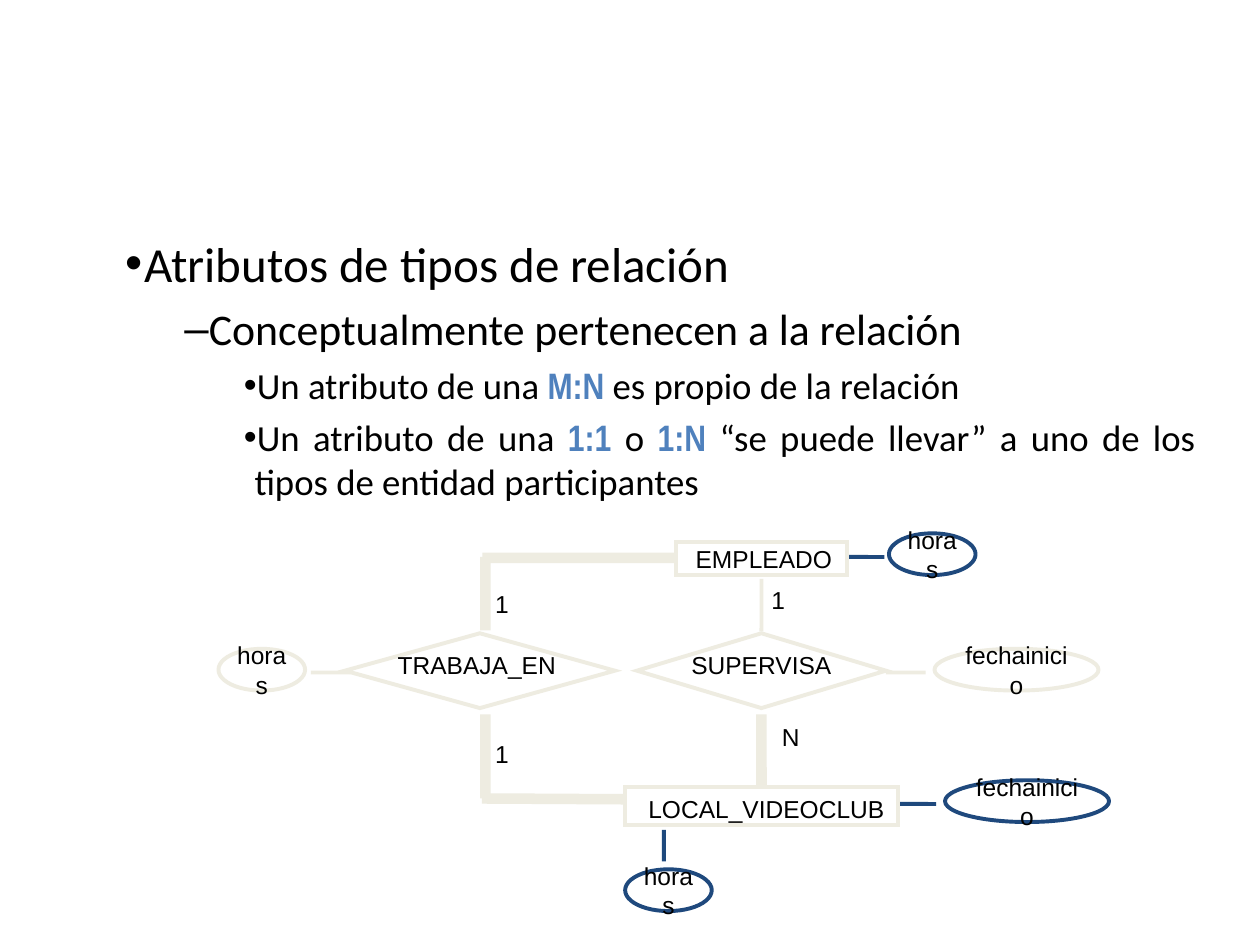
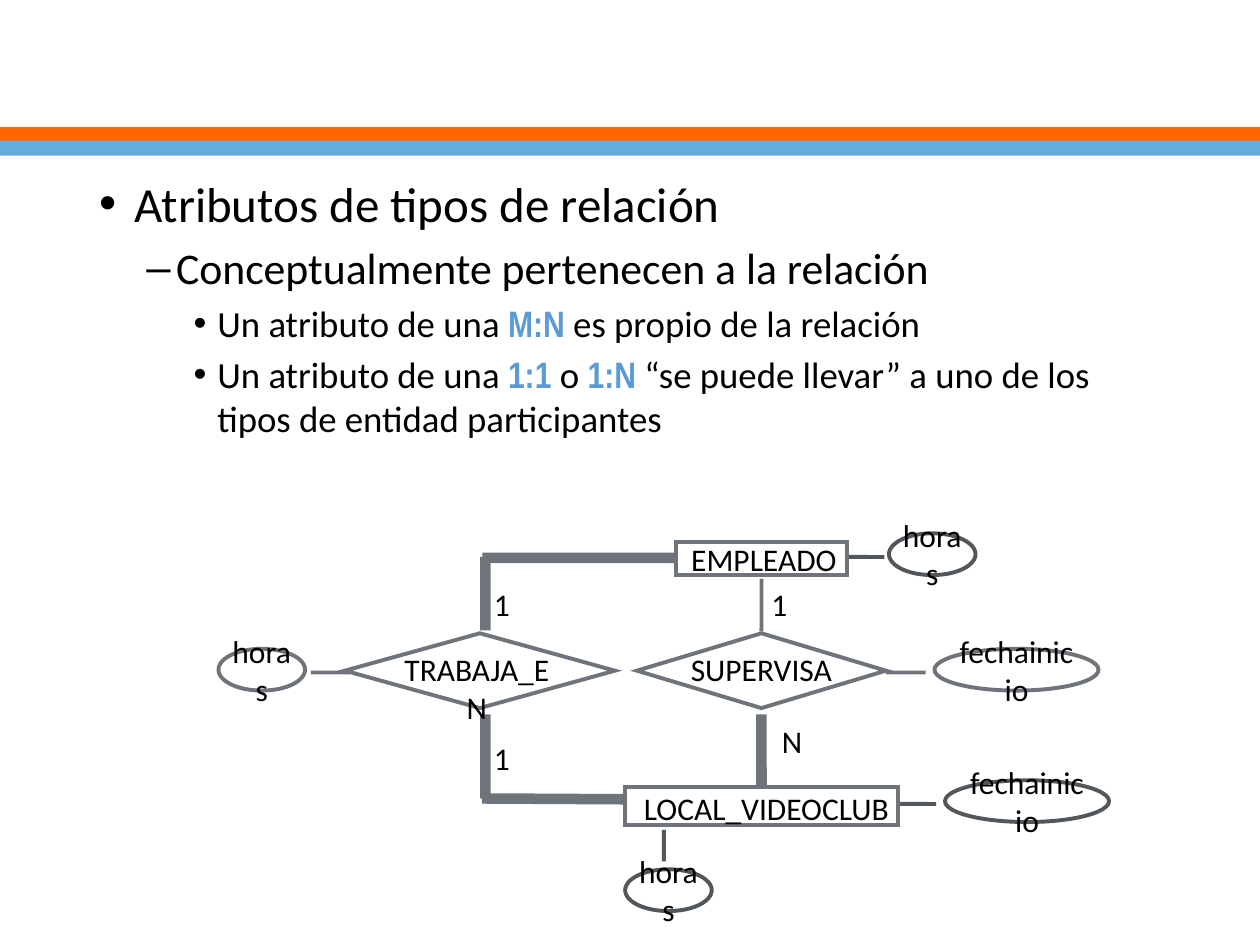
Before and after one commit to ejimenezdelgado/funda_db_martes_tarde_3_2017, a slide deck: slide 53 of Semana 2/Clase2.pptx (slide 52 before the commit). Drawn at 1260x945 pixels with LibreOffice and Linux fonts; fonts in the diff are those of the drawing; background and template pictures are left out. Boxes give left, top, right and bottom in pixels: in the first picture for what was removed or moved away, otherwise in the second. Text is boxed around its words. In the diff, an @@ line names an element or a change of style, - is before the commit and + after.

```diff
--- a/Semana 2/Clase2.pptx
+++ b/Semana 2/Clase2.pptx
@@ title "Modelo entidad-relación: Conceptos" rewrapped from <box>84,32,1208,168</box> to <box>0,0,1260,130</box> @@
@@ rectangle added at <box>0,127,1260,142</box>, fill #FF6600 @@
@@ rectangle added at <box>0,141,1260,156</box>, fill #65ACDD @@
@@ text "Atributos de tipos de relación": place and size @@
-text "Atributos de tipos de relación" at <box>144,248,1195,501</box>
+text "Atributos de tipos de relación" at <box>135,188,1089,438</box>
@@ text "Atributos de tipos de relación" at <box>135,188,1089,438</box>: text colour #4F81BD to #5B9BD5 in "M:N", "1:1 1:N"; alignment justified to left; indent changed @@
@@ line (483, 558) - (678, 558): stroke #EEECE1 6 pt to #6E747A 6 pt @@
@@ line (485, 630) - (485, 557): stroke #EEECE1 6 pt to #6E747A 6 pt @@
@@ line (844, 557) - (885, 557): stroke #1F497D 2.25 pt to #52575C 2.25 pt @@
@@ line (761, 631) - (761, 578): stroke #EEECE1 2.25 pt to #6E747A 2.25 pt @@
@@ diamond at <box>345,634,615,708</box>: outline #EEECE1 2.25 pt to #6E747A 2.25 pt @@
@@ text "TRABAJA_EN" at <box>404,655,549,689</box>: size 14 to 18 pt, font Arial to Calibri @@
@@ diamond at <box>638,634,887,708</box>: outline #EEECE1 2.25 pt to #6E747A 2.25 pt @@
@@ text "SUPERVISA" at <box>691,655,832,689</box>: size 14 to 18 pt, font Arial to Calibri @@
@@ line (311, 673) - (350, 673): stroke #EEECE1 2.25 pt to #6E747A 2.25 pt @@
@@ line (886, 673) - (926, 673): stroke #EEECE1 2.25 pt to #6E747A 2.25 pt @@
@@ line (485, 714) - (485, 799): stroke #EEECE1 6 pt to #6E747A 6 pt @@
@@ line (761, 714) - (761, 788): stroke #EEECE1 6 pt to #6E747A 6 pt @@
@@ size 14 to 18 pt, font Arial to Calibri; more space between paragraphs in 4 elements at <box>771,595,787,616</box>, <box>494,595,510,616</box>, <box>782,732,802,753</box>, <box>494,749,510,770</box> @@
@@ line (481, 799) - (633, 799): stroke #EEECE1 6 pt to #6E747A 6 pt @@
@@ size 14 to 18 pt, font Arial to Calibri; outline #EEECE1 2.25 pt to #6E747A 2.25 pt in 4 elements at <box>218,649,305,690</box>, <box>935,649,1099,690</box>, <box>675,542,847,575</box>, <box>625,788,898,825</box> @@
@@ line (896, 804) - (936, 804): stroke #1F497D 2.25 pt to #52575C 2.25 pt @@
@@ size 14 to 18 pt, font Arial to Calibri; outline #1F497D 2.25 pt to #52575C 2.25 pt in 3 elements at <box>890,533,976,575</box>, <box>625,869,712,911</box>, <box>945,780,1109,822</box> @@
@@ line (664, 862) - (664, 830): stroke #1F497D 2.25 pt to #52575C 2.25 pt @@
```
Also in this commit, not shown: 69 other slides changed, 1 slide added, 1 other file.
